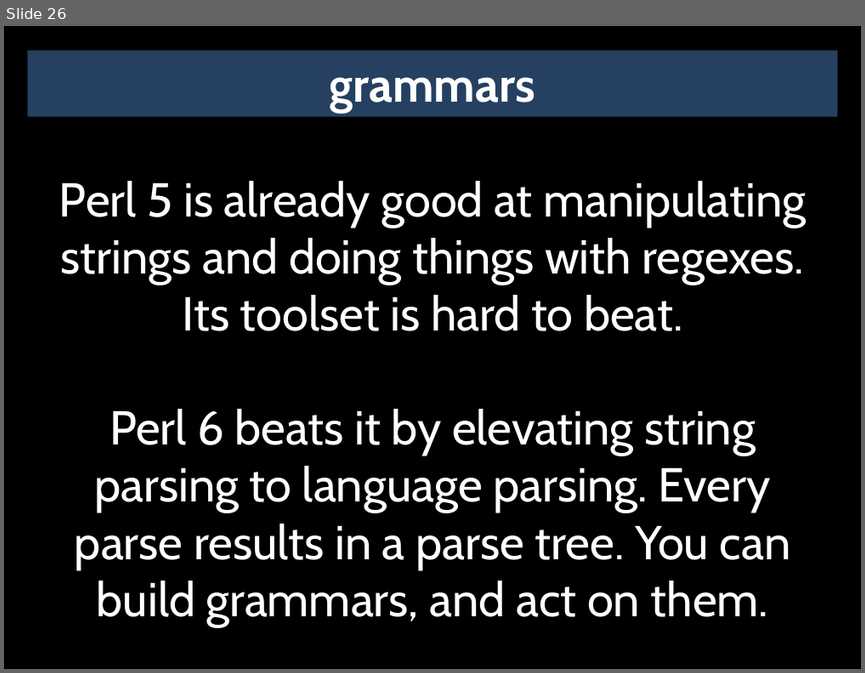
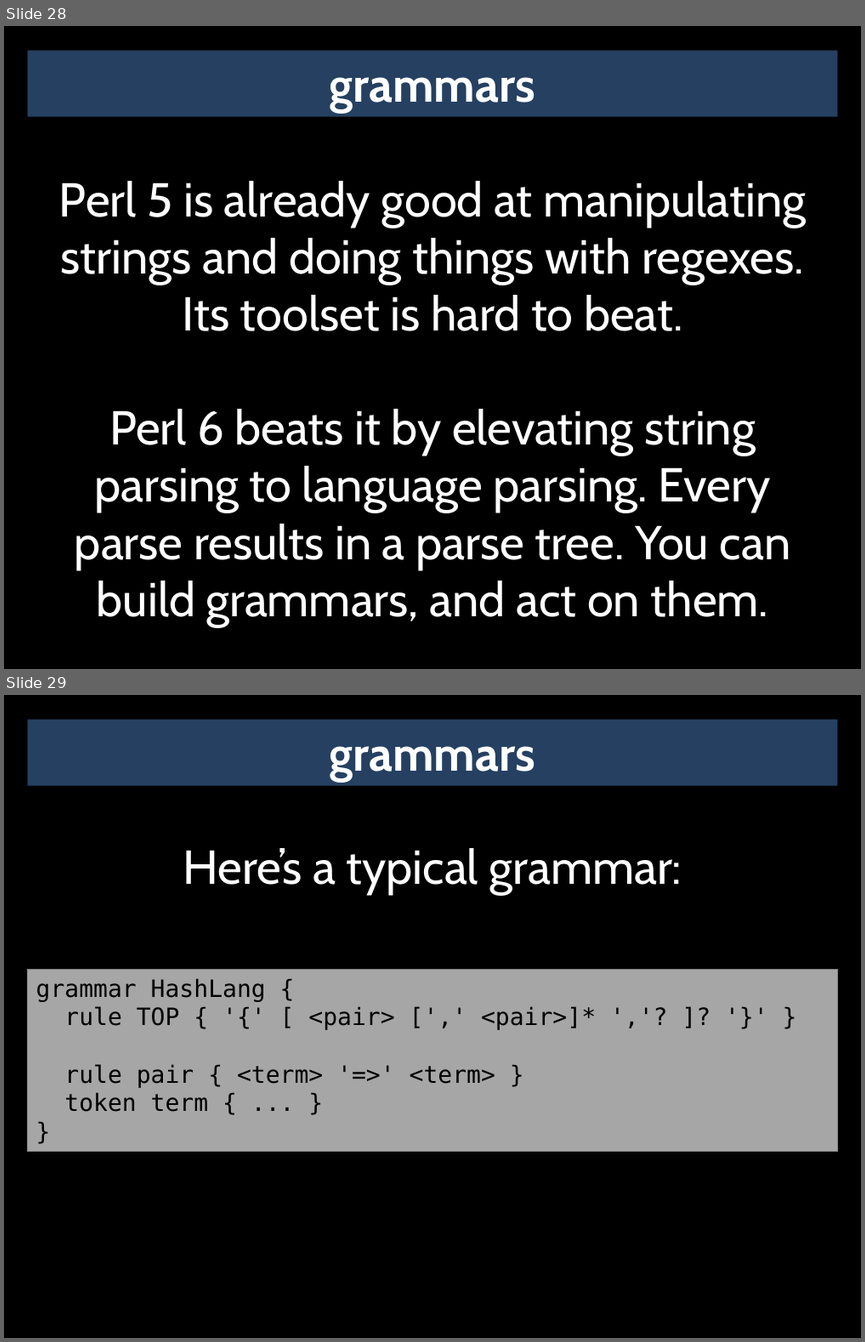
Before and after one commit to masak/talks, a slide deck: czpw-2014-pride-envy/talk.pptx. Shown one above the other, each under a label of ours: slide 26 before the commit, slides 28 and 29 after it. The pictures are 865x673 and 865x1342 pixels, drawn with LibreOffice and Linux fonts; fonts in the diff are those of the drawing. Boxes give left, top, right and bottom in pixels: in the first picture for what was removed or moved away, otherwise in the second. Text is boxed around its words. In the diff, an @@ line names an element or a change of style, - is before the commit and + after.

```diff
--- a/czpw-2014-pride-envy/talk.pptx
+++ b/czpw-2014-pride-envy/talk.pptx
@@ slide 29 added at box(4, 695, 861, 1338), background #000000 @@
@@ rectangle added at box(28, 720, 838, 786), fill #254061, 40 pt, text #FFFFFF, bold @@
+grammars
@@ text added at box(183, 848, 682, 895), 40 pt, text #FFFFFF @@
+Here’s a typical grammar:
@@ rectangle added at box(28, 970, 838, 1151), fill #A6A6A6, outline #808080 0.75 pt, 20 pt, text #000000 @@
+grammar HashLang {
+rule TOP { '{' [ <pair> [',' <pair>]* ','? ]? '}' }
+rule pair { <term> '=>' <term> }
+token term { ... }
+}
@@ what was slide 26 is now slide 28 @@
```
Also in this commit, not shown: 13 slides changed, 4 other slides added.
